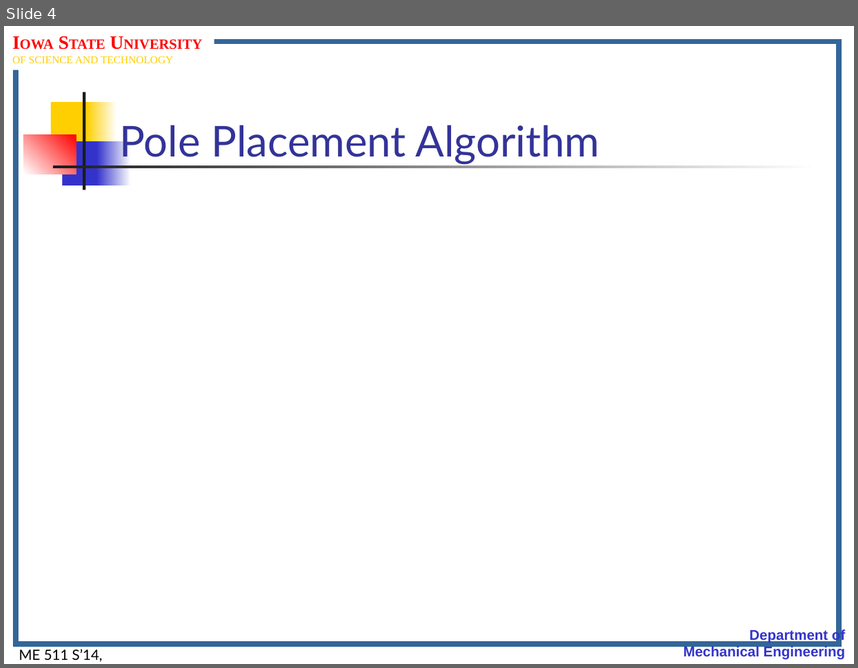
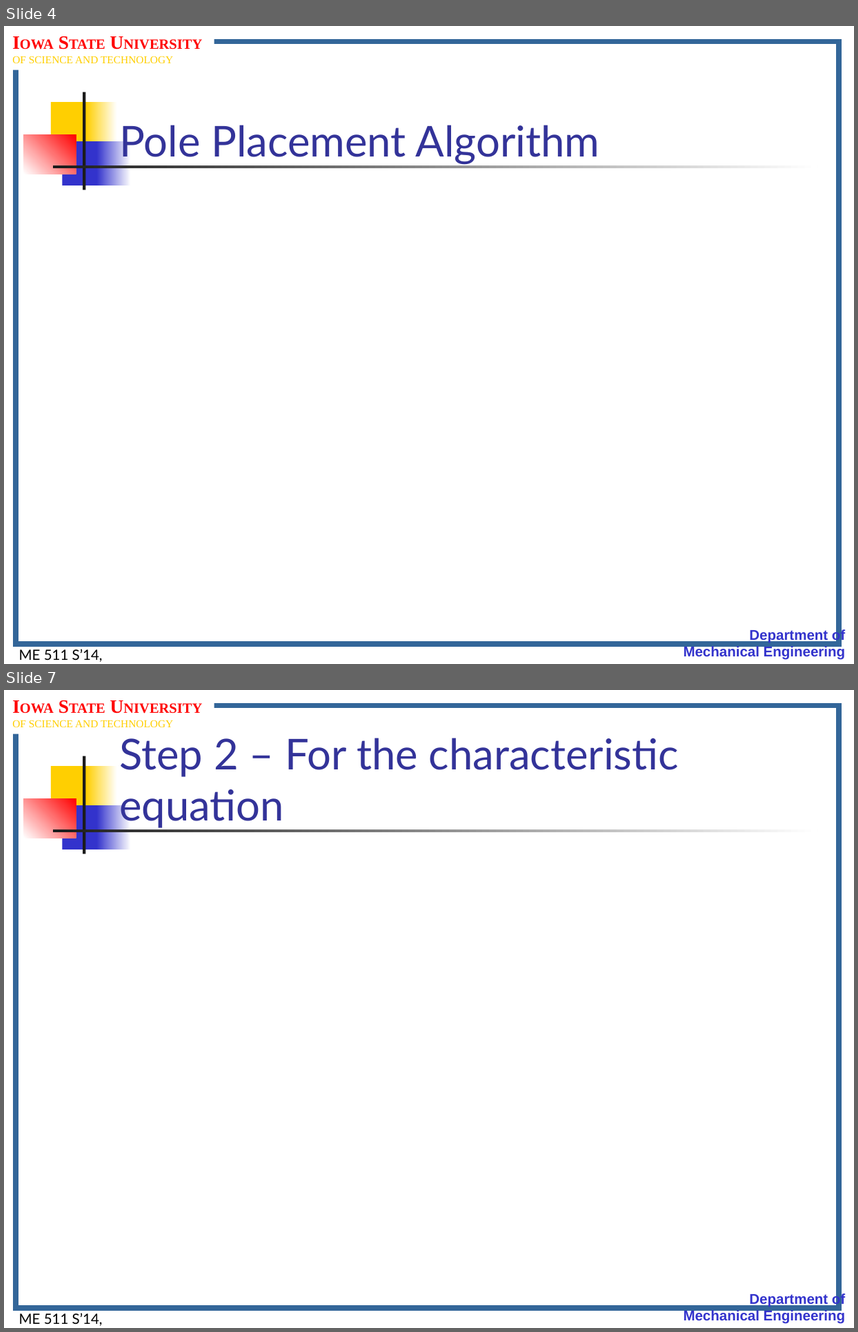
Before and after one commit to jasonnicholson/ME_511_Spring_2014_Lectures, a slide deck: me511_S14__Lect.Notes_Set12.pptm. Shown one above the other, each under a label of ours: slide 4 before the commit, slides 4 and 7 after it; the slides between them are not shown. The pictures are 858x668 and 858x1332 pixels, drawn with LibreOffice and Linux fonts; fonts in the diff are those of the drawing; grey boxes stand for pictures; background and template pictures are left out. Boxes give left, top, right and bottom in pixels: in the first picture for what was removed or moved away, otherwise in the second. Text is boxed around its words. In the diff, an @@ line names an element or a change of style, - is before the commit and + after.

```diff
--- a/me511_S14__Lect.Notes_Set12.pptm
+++ b/me511_S14__Lect.Notes_Set12.pptm
@@ slide 7 added at bbox=[4, 690, 854, 1328], background #FFFFFF; not listed: 11 template elements that a slide beside it also shows @@
@@ title added at bbox=[119, 738, 679, 828], 36 pt, text #333399 @@
+Step 2 – For the characteristic equation
```
Also in this commit, not shown: 1 slide changed, 21 other slides added, 7 other files.
